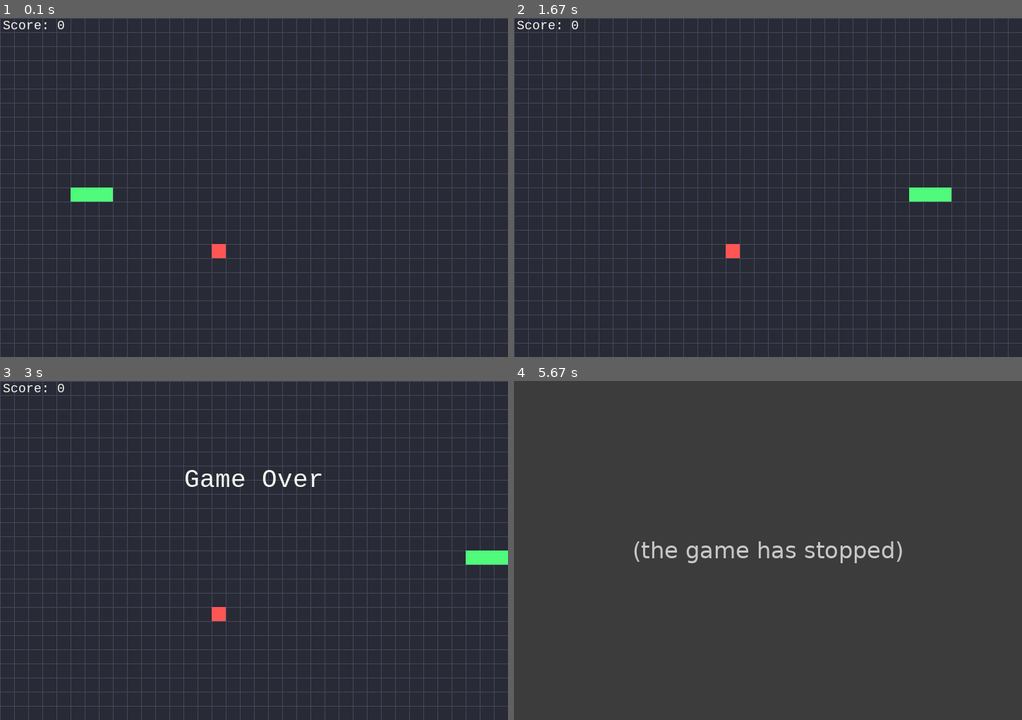
Above: before the commit, frames 1-4 (two rows, left to right).
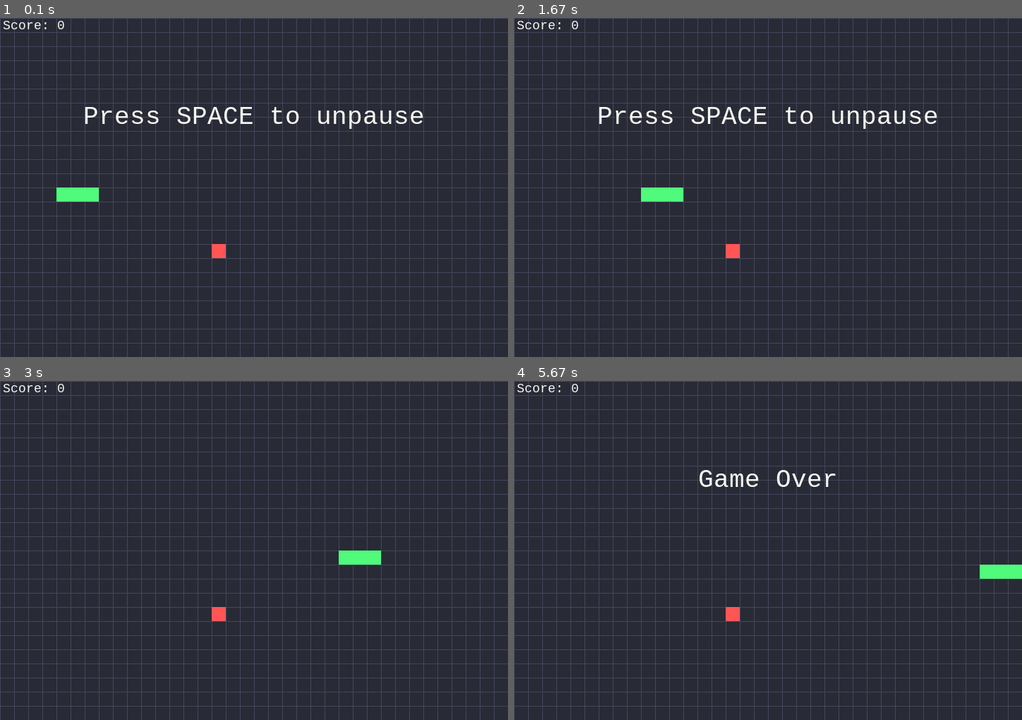
Above: after the commit, the same moments.

Repository: brenobaptista/snake-pygame
Game: pygame game, started from snake.py
The game is run twice, just before and just after one commit, with the same random seed, the same clock (stepped at 60 frames per second) and the same inputs.
Inputs:
- Up to frame 1 (0.1 s): no input
- Up to frame 2 (1.67 s): tap Space at 0.33, 0.67 s
- Up to frame 3 (3 s): hold Space 2-2.47 s; hold Right 2-2.47 s
- Up to frame 4 (5.67 s): hold Down 3.57-4.03 s; hold Left 4.07-4.47 s; hold Up 4.5-4.87 s; hold Right 4.9-5.53 s

The runs differ from the first frame. In frame 1, 1.3% of the frame differs, in the area x 11-84%, y 26-55%; in frame 2, 1.7%; in frame 3, 1.1%; in frame 4, 12%, in the area x 0-100%, y 0-100%.
Before the commit the program exited at 4 s; later frames show no game.

Commit message:
Added pausing feature

Diff:
--- a/snake.py
+++ b/snake.py
@@ -52,6 +52,7 @@
         self.screen = pg.display.set_mode(RESOLUTION)
         self.clock = pg.time.Clock()
         self.__score = 0
+        self.is_paused = True
 
     def run(self, snake, apple):
         pg.init()
@@ -65,12 +66,13 @@
             self.__limit_frames_per_second()
             self.__handle_input(snake)
 
-            snake.move()
-
-            if snake.detect_bite_itself() or snake.detect_border_collision():
-                break
-
-            self.__handle_bite(snake, apple)
+            if not self.is_paused:
+                snake.move()
+
+                if snake.detect_bite_itself() or snake.detect_border_collision():
+                    break
+
+                self.__handle_bite(snake, apple)
 
             self.__render(snake, apple)
 
@@ -98,6 +100,9 @@
 
             if event.type == KEYDOWN:
                 snake.change_direction(event.key)
+
+                if event.key == K_SPACE:
+                    self.is_paused = False if self.is_paused else True
 
     def __handle_bite(self, snake, apple):
         if self.__detect_bite(snake.position[0], apple.position):
@@ -120,6 +125,17 @@
 
         apple.position = new_apple_position
 
+    def __render_unpause_instructions(self):
+        if self.is_paused:
+            game_over_font = pg.font.SysFont('monospace', GAME_OVER_SIZE)
+            game_over_surface = game_over_font.render(
+                'Press SPACE to unpause', FONT_ANTIALIAS, GAME_OVER_COLOR)
+
+            game_over_rect = game_over_surface.get_rect()
+            game_over_rect.midtop = (RESOLUTION[0]/2, RESOLUTION[1]/4)
+
+            self.screen.blit(game_over_surface, game_over_rect)
+
     def __render_grid(self):
         for x in range(0, RESOLUTION[0], SQUARE_SIDE):
             pg.draw.line(self.screen, GRID_COLOR, (x, 0), (x, RESOLUTION[1]))
@@ -149,6 +165,8 @@
         self.screen.blit(apple.peel, apple.position)
 
         self.__render_score()
+
+        self.__render_unpause_instructions()
 
         pg.display.update()
 
